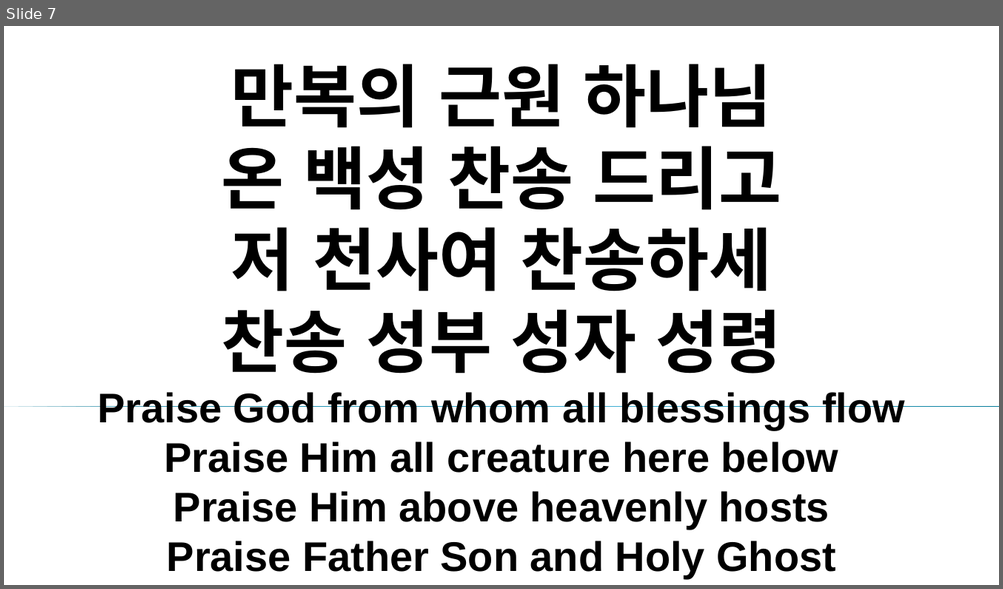
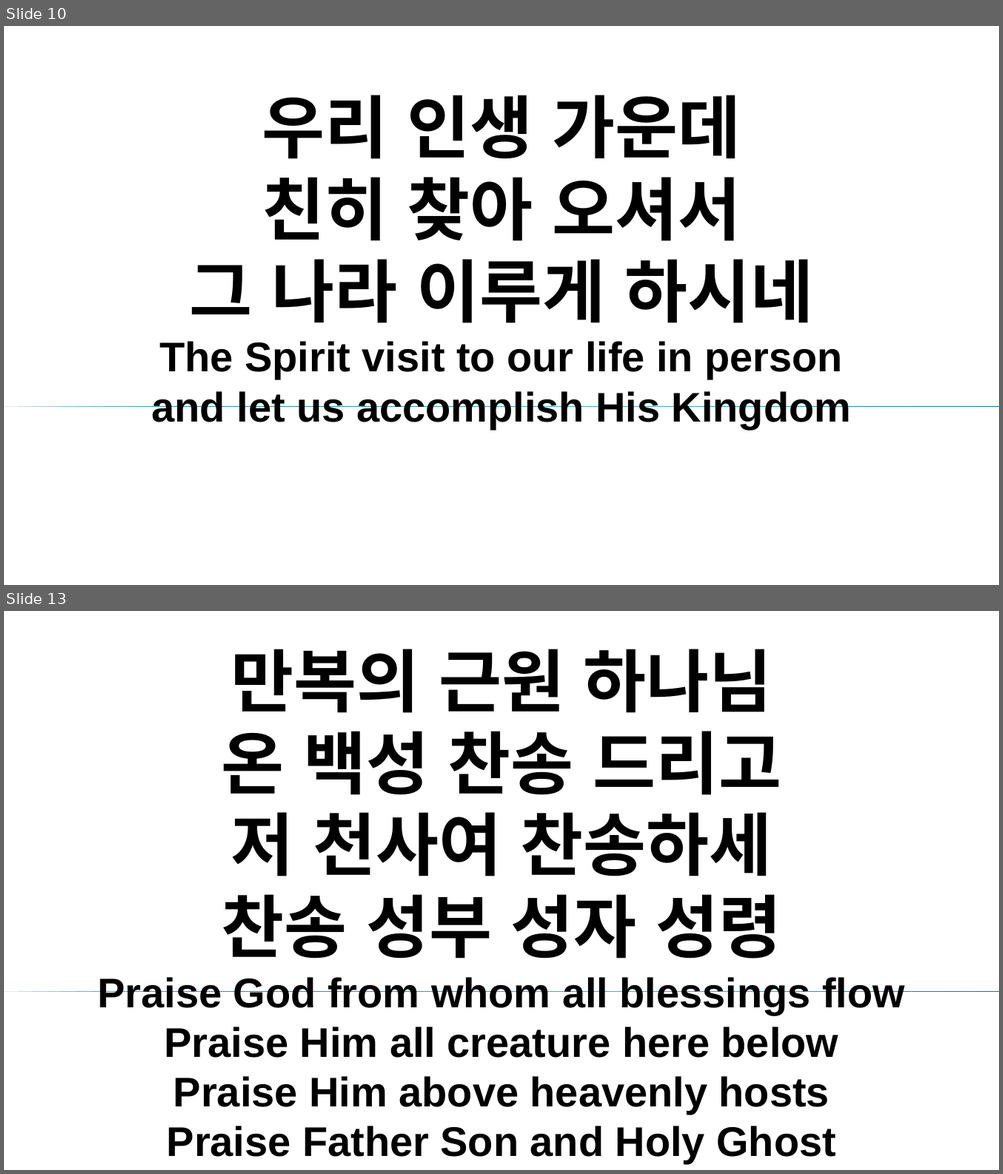
Before and after one commit to kagented/automate, a slide deck: ppt/merged.pptx. Shown one above the other, each under a label of ours: slide 7 before the commit, slides 10 and 13 after it; the slides between them are not shown. The pictures are 1003x589 and 1003x1174 pixels, drawn with LibreOffice and Linux fonts; fonts in the diff are those of the drawing; background and template pictures are left out. Boxes give left, top, right and bottom in pixels: in the first picture for what was removed or moved away, otherwise in the second. Text is boxed around its words. In the diff, an @@ line names an element or a change of style, - is before the commit and + after.

```diff
--- a/ppt/merged.pptx
+++ b/ppt/merged.pptx
@@ slide 10 added at <box>4,26,999,585</box>, background picture (left out); not listed: 1 template element that a slide beside it also shows @@
@@ title added at <box>152,95,851,429</box>, 40 pt, text #000000, bold @@
+우리 인생 가운데
+친히 찾아 오셔서
+그 나라 이루게 하시네
+The Spirit visit to our life in person
+and let us accomplish His Kingdom
@@ what was slide 7 is now slide 13 @@
```
Also in this commit, not shown: 1 slide changed, 10 other slides added, 48 slides removed, 7 other files.
